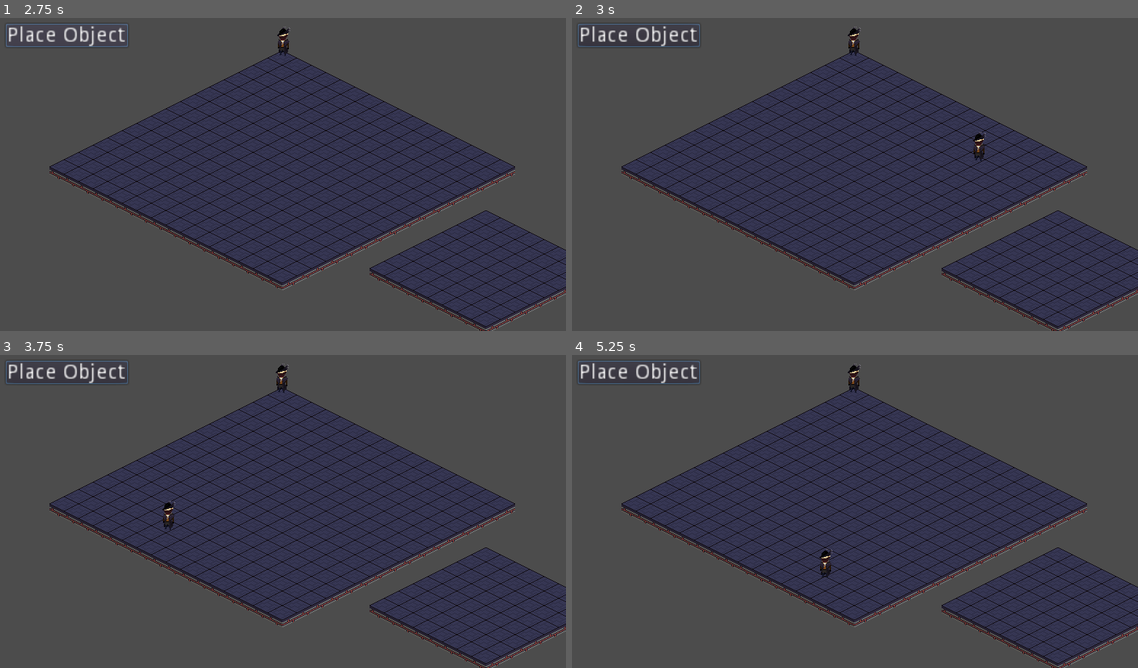
Above: before the commit, frames 1-4 (two rows, left to right).
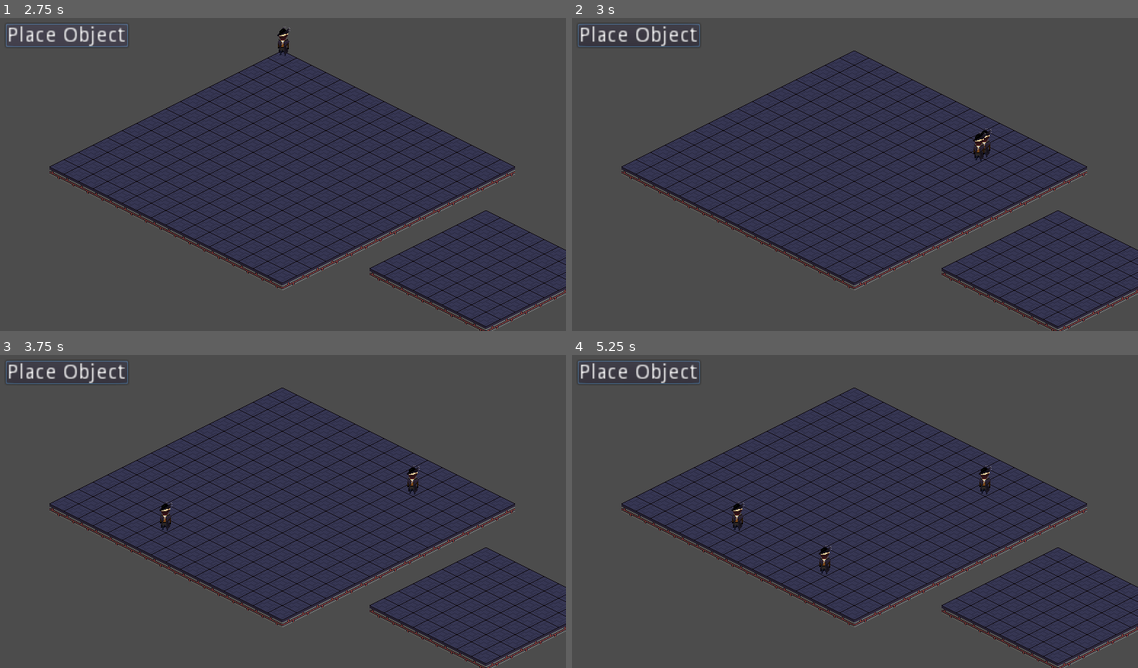
Above: after the commit, the same moments.

Repository: Valentino-02/New-Wild-Jam
Game: Godot game, scene res://src/levels/Test_Level.tscn
Same seed, same stepped clock (60 frames per second), same inputs: the game is played once before the commit and once after it.
Inputs (mouse positions are in pixels of both pictures, inside the frame that each line leads up to):
- Up to frame 1 (2.75 s): click "Place Object" at 0.5 s; click "Place Object" at 1.25 s; click "Place Object" at 2 s
- Up to frame 2 (3 s): tap Enter at 2.75 s; move the mouse to (979, 155) at 2.77 s; press the mouse at (979, 155) at 2.78 s
- Up to frame 3 (3.75 s): tap Space at 3.5 s; move the mouse to (169, 524) at 3.52 s; release the mouse at (169, 524) at 3.53 s; click (169, 524) at 3.6 s
- Up to frame 4 (5.25 s): tap Enter at 4.25 s; move the mouse to (911, 439) at 4.27 s; press the mouse at (911, 439) at 4.28 s; tap Space at 5 s; move the mouse to (826, 574) at 5.02 s; release the mouse at (826, 574) at 5.03 s; click (826, 574) at 5.1 s

Frame 1 is identical in both runs. In frame 2, 0.2% of the frame differs, in the area x 48-75%, y 2-45%; in frame 3, 0.4%; in frame 4, 0.5%, in the area x 28-75%, y 2-71%.
Error before the commit: Invalid call to function 'place_down' in base 'Node2D (TestObject.gd)'. Expected 1 arguments. (res://src/systems/Level.gd:8)

Commit message:
place down working

Diff:
--- a/src/systems/Level.gd
+++ b/src/systems/Level.gd
@@ -4,5 +4,5 @@
 
 func place_down(object, map_position) -> void:
 	current_object = object.instance()
-	add_child(object.instance())
-	current_object.place_down()
+	add_child(current_object)
+	current_object.place_down(map_position)
--- a/src/systems/Mouse.gd
+++ b/src/systems/Mouse.gd
@@ -5,6 +5,7 @@
 
 var is_placing := false
 var object_to_place
+var object_in_mouse
 var _map_position : Vector2
 
 onready var parent = get_parent()
@@ -16,19 +17,23 @@
 func placing_down(object) -> void:
 	is_placing = true
 	object_to_place = object
-	self.add_child(object_to_place.instance())
+	object_in_mouse = object_to_place.instance()
+	self.add_child(object_in_mouse)
 
 func stop_placing() -> void:
-	pass
+	is_placing = false
+	game_manager.is_placing = false
+	object_in_mouse.queue_free()
 
 func place_down(object, map_position) -> void:
-	parent.place_down(object, map_position)
+	if ! board_manager.is_ocupied(map_position) and board_manager.base_grid.is_in_grid(map_position):
+		parent.place_down(object, map_position)
+		stop_placing()
 
 func _unhandled_input(event: InputEvent) -> void:
+	if InputEventMouseMotion:
+		position = get_global_mouse_position()
 	if event.is_action_pressed("left_click") and ! event.is_echo():
 		_map_position = board_manager.base_grid.world_to_map(position)
 		if is_placing:
 			place_down(object_to_place, _map_position)
-
-	if InputEventMouseMotion:
-		position = get_global_mouse_position()
--- a/src/systems/managers/Game_Manager.gd
+++ b/src/systems/managers/Game_Manager.gd
@@ -11,6 +11,3 @@
 		is_placing = true
 		object = load("res://src/objects/TestObject.tscn")
 		mouse.placing_down(object)
-	elif is_placing == true:
-		is_placing = false
-		mouse.stop_placing()
